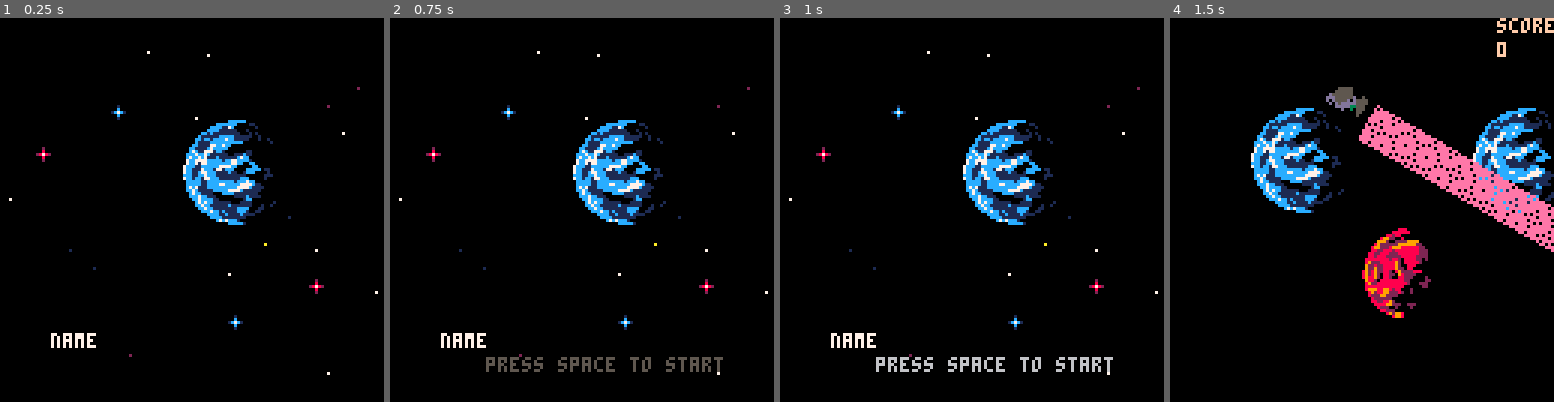
Above: before the commit, frames 1-4 (left to right).
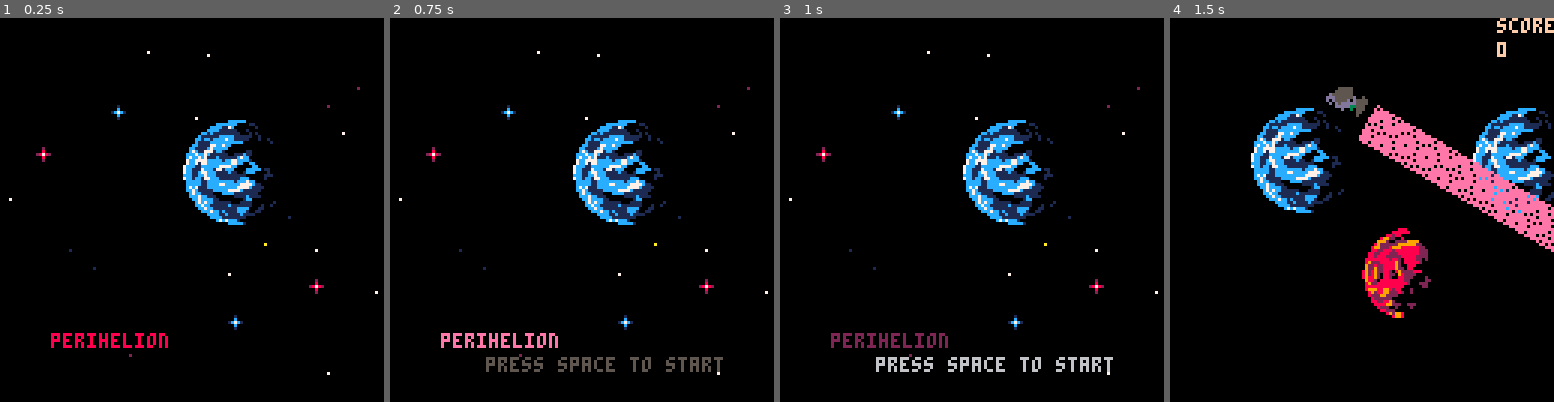
Above: after the commit, the same moments.

Repository: woofers/discord-jam-2
Game: PICO-8 cartridge discord-jam-2.p8
Same seed, same stepped clock (60 frames per second), same inputs: the game is played once before the commit and once after it.
Inputs:
- Up to frame 1 (0.25 s): no input
- Up to frame 2 (0.75 s): tap O (Z key) at 0.33, 0.7 s
- Up to frame 3 (1 s): no input
- Up to frame 4 (1.5 s): tap X (X key) at 1.07 s; tap O (Z key) at 1.43 s

The runs differ from the first frame. In frame 1, 0.7% of the frame differs, in the area x 13-44%, y 82-86%; in frame 2, 0.7%; in frame 3, 0.7%; in frame 4, nothing differs.

Commit message:
Add temp name with animation

Diff:
--- a/discord-jam-2.p8
+++ b/discord-jam-2.p8
@@ -864,7 +864,17 @@
    for i=1, #self.stars do
       self.stars[i]:render(dt)
    end
-   print("name", 17, 105, 7)
+   local name = blink_color
+   if name == 0 then
+      name = 8
+   elseif name == 5 then
+      name = 14
+   elseif name == 6 then
+      name = 2
+   elseif name == 7 then
+      name = 0
+   end
+   print("perihelion", 17, 105, name)
    print("press space to start", 32, 113, blink_color)
 
    -- draw planet
